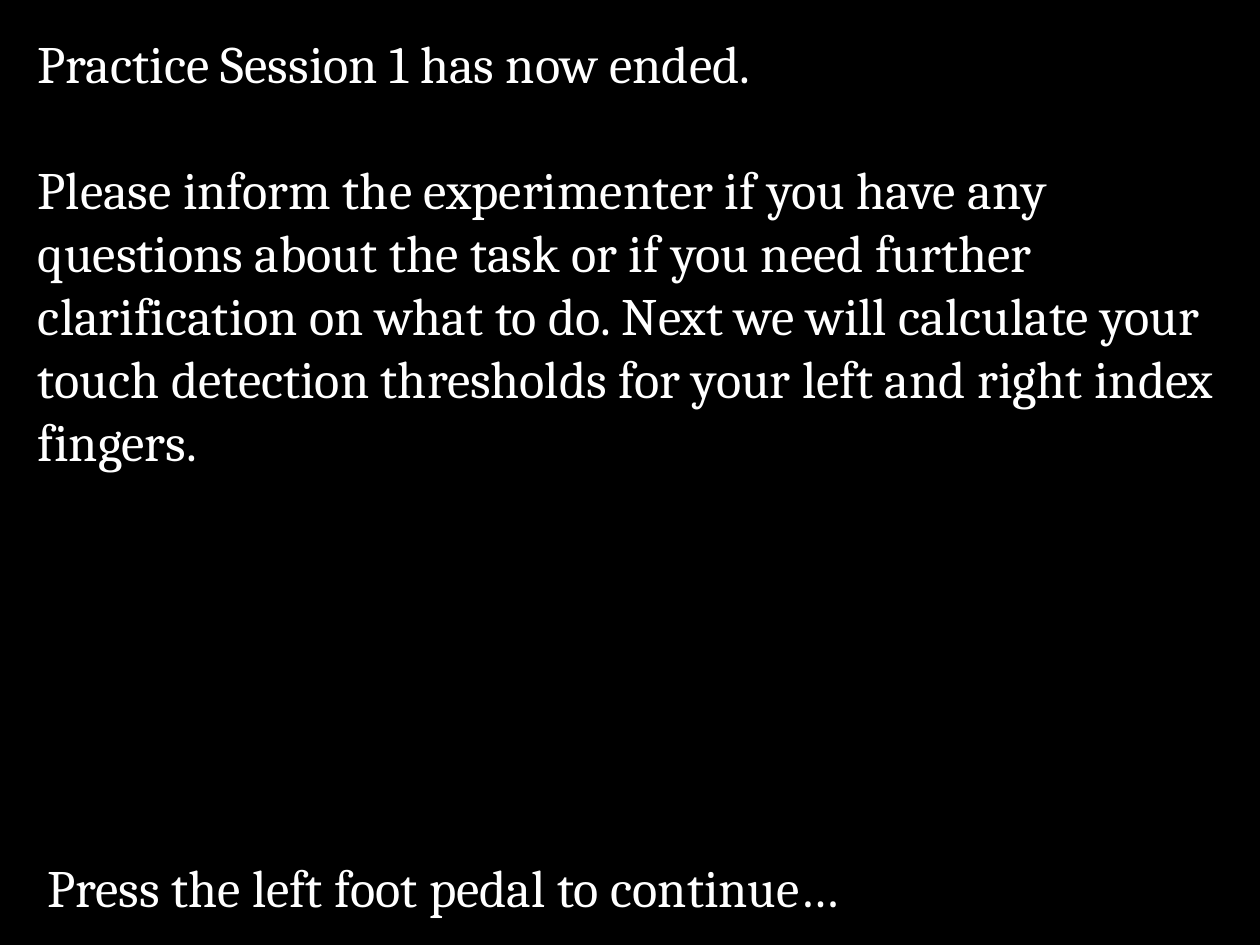
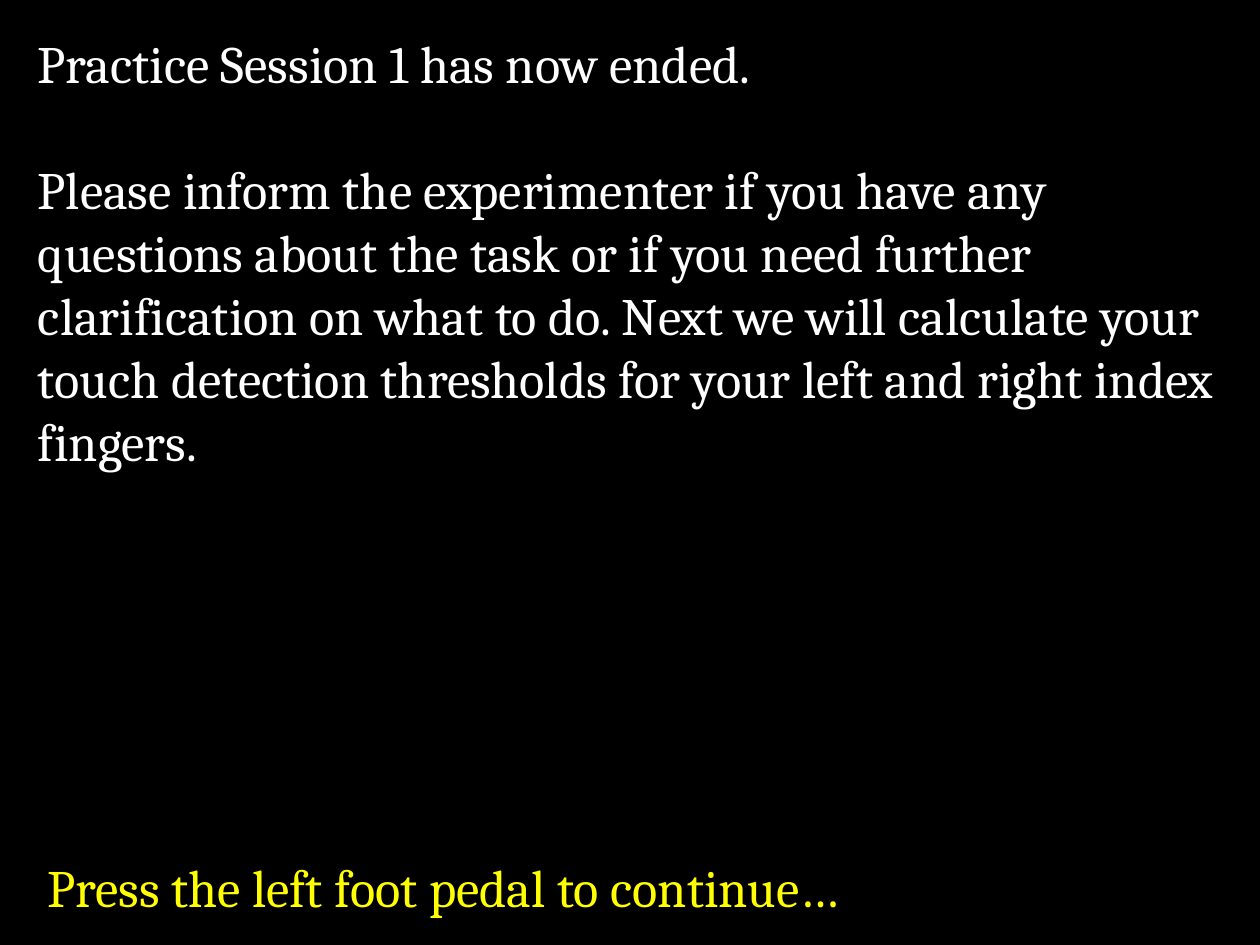
Before and after one commit to EmbodiedResearchLab/Vitality-Tactile-Detection, a slide deck: slide 8 of Stimuli/new/General instructions.pptx. Drawn at 1260x945 pixels with LibreOffice and Linux fonts; fonts in the diff are those of the drawing. Boxes give left, top, right and bottom in pixels: in the first picture for what was removed or moved away, otherwise in the second. Text is boxed around its words. In the diff, an @@ line names an element or a change of style, - is before the commit and + after.

```diff
--- a/Stimuli/new/General instructions.pptx
+++ b/Stimuli/new/General instructions.pptx
@@ text "Press the left foot pedal ..." at <box>47,869,840,918</box>: text colour #FFFFFF to #FFFF00 @@
```
Also in this commit, not shown: 15 other slides changed, 16 other files.
